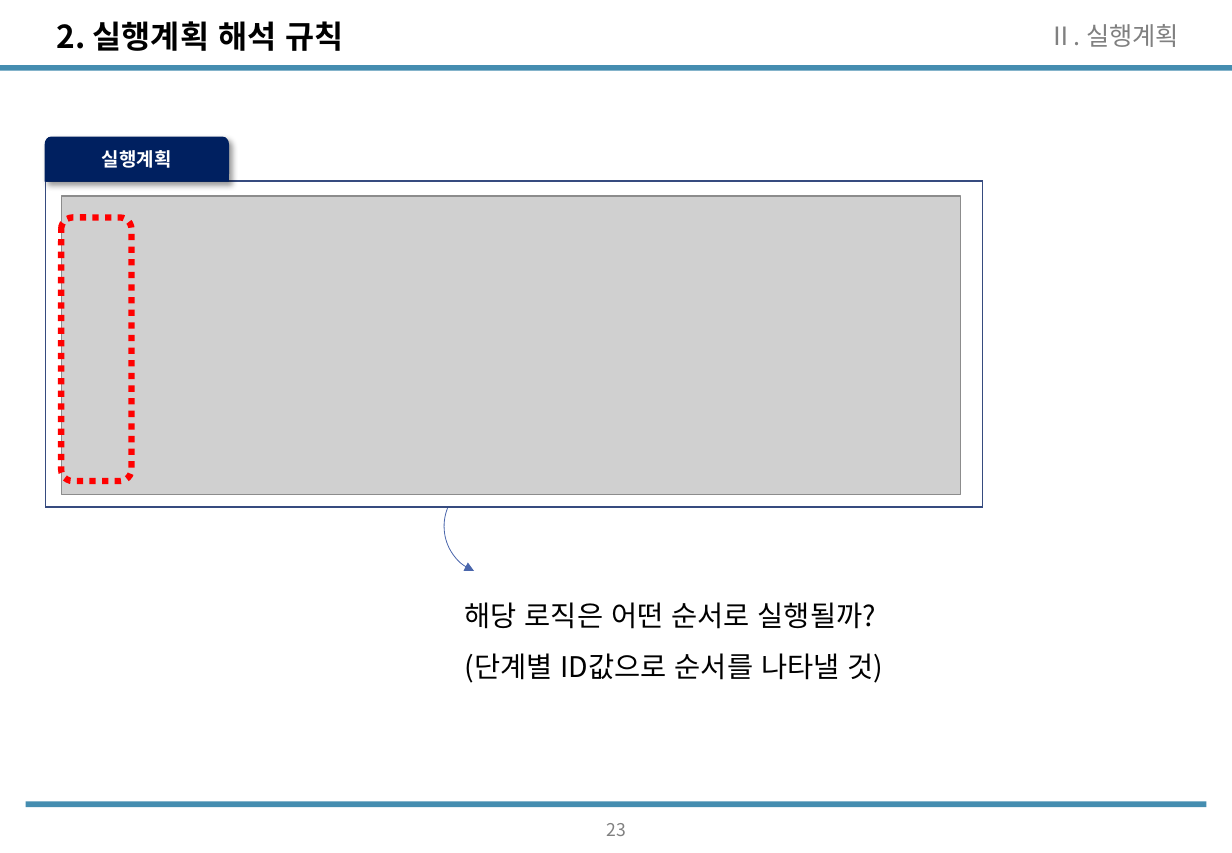
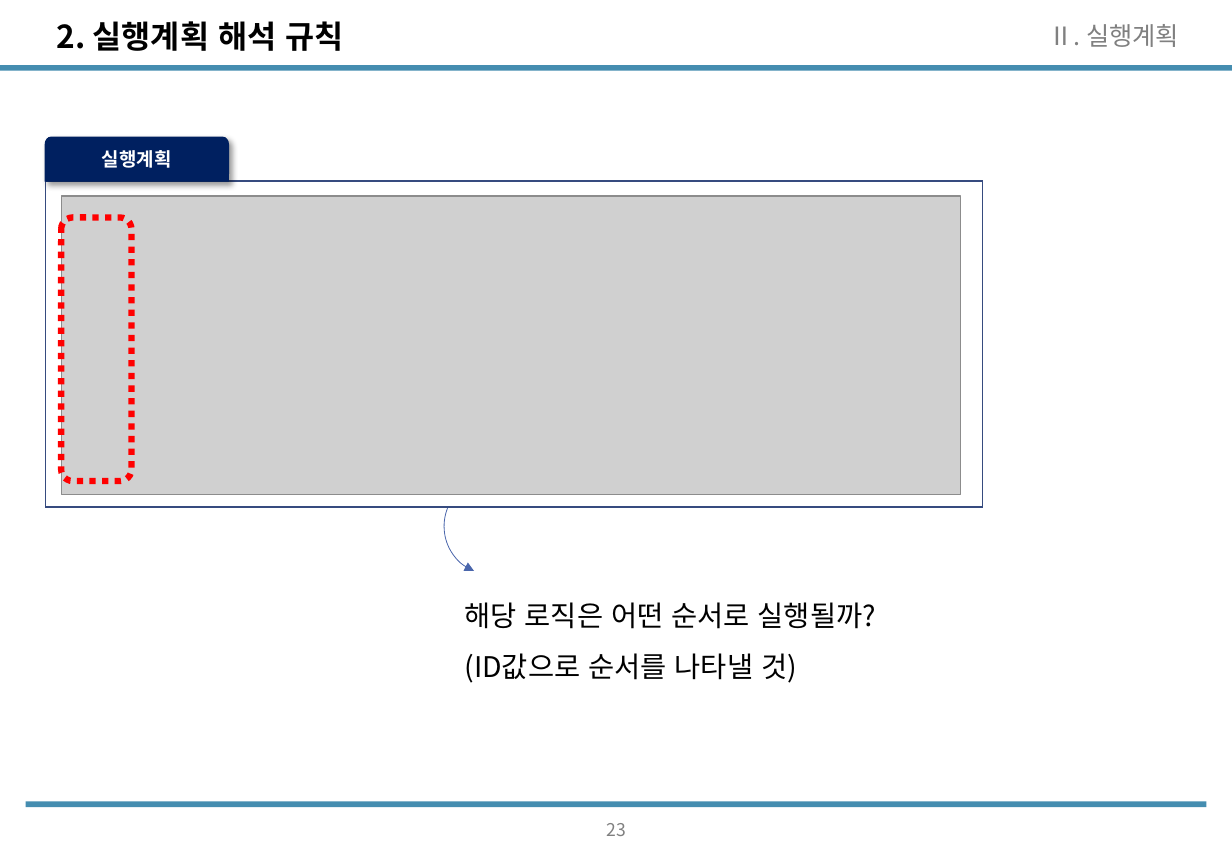
Before and after one commit to wooseok1152/SQL, a slide deck: slide 24 of SQL_seminar/SQL중상급활용_CH2.pptx. Drawn at 1232x853 pixels with LibreOffice and Linux fonts; fonts in the diff are those of the drawing; grey boxes stand for pictures. Boxes give left, top, right and bottom in pixels: in the first picture for what was removed or moved away, otherwise in the second. Text is boxed around its words. In the diff, an @@ line names an element or a change of style, - is before the commit and + after.

```diff
--- a/SQL_seminar/SQL중상급활용_CH2.pptx
+++ b/SQL_seminar/SQL중상급활용_CH2.pptx
@@ text at <box>464,653,797,683</box>: text changed @@
-(단계별 ID값으로 순서를 나타낼 것)
+(ID값으로 순서를 나타낼 것)
```
Also in this commit, not shown: 5 other slides changed, 3 slides added.
